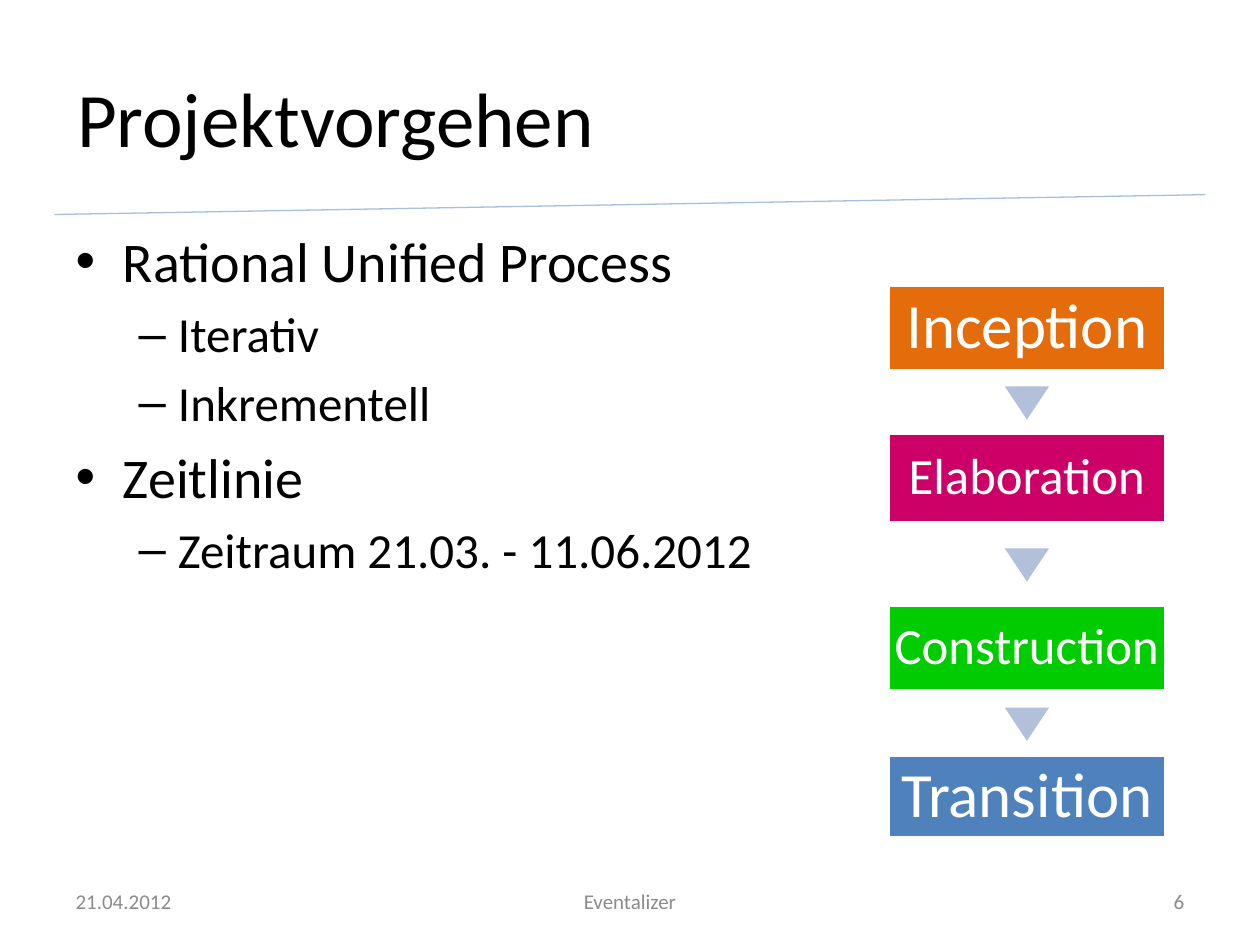
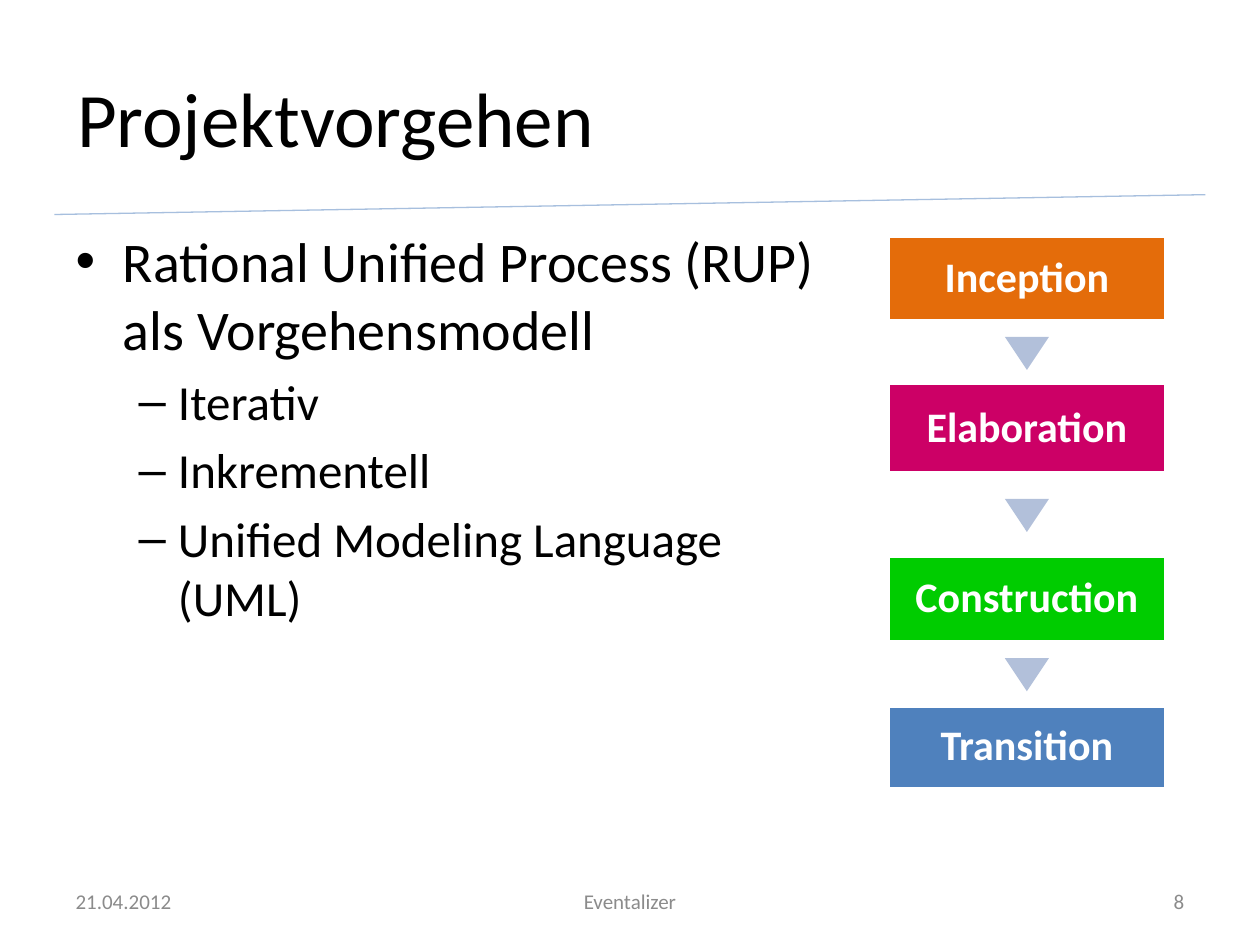
Before and after one commit to silkslostsoul/Eventalizer, a slide deck: slide 8 of Dokumente/Zwischenstand zum 2012 04 21.pptx (slide 6 before the commit). Drawn at 1260x945 pixels with LibreOffice and Linux fonts; fonts in the diff are those of the drawing; background and template pictures are left out. Boxes give left, top, right and bottom in pixels: in the first picture for what was removed or moved away, otherwise in the second. Text is boxed around its words. In the diff, an @@ line names an element or a change of style, - is before the commit and + after.

```diff
--- a/Dokumente/Zwischenstand zum 2012 04 21.pptx
+++ b/Dokumente/Zwischenstand zum 2012 04 21.pptx
@@ text "Inception" at box(945, 262, 1109, 299): size 36 to 24 pt, bold on; less space between paragraphs @@
@@ text at box(123, 241, 814, 360): text changed @@
-• Rational Unified Process
+• Rational Unified Process (RUP)
+  als Vorgehensmodell
@@ 4 texts, 4 rectangles, 3 triangles: place and size @@
-4 texts, 4 rectangles, 3 triangles at box(888, 286, 1166, 838)
+4 texts, 4 rectangles, 3 triangles at box(888, 236, 1166, 788)
@@ text "Elaboration" at box(927, 412, 1128, 443): size 29 to 24 pt, bold on; less space between paragraphs @@
@@ text at box(178, 523, 722, 623): text changed @@
-• Zeitlinie
-  – Zeitraum 21.03. - 11.06.2012
+  – Unified Modeling Language
+    (UML)
@@ text "Construction" at box(915, 582, 1138, 613): size 29 to 24 pt, bold on; less space between paragraphs @@
@@ text "Transition" at box(941, 730, 1114, 761): size 36 to 24 pt, bold on; less space between paragraphs @@
@@ page number at box(1174, 895, 1185, 909): text changed @@
-6
+8
```
Also in this commit, not shown: 3 other slides changed, 8 slides added, 2 other files.
